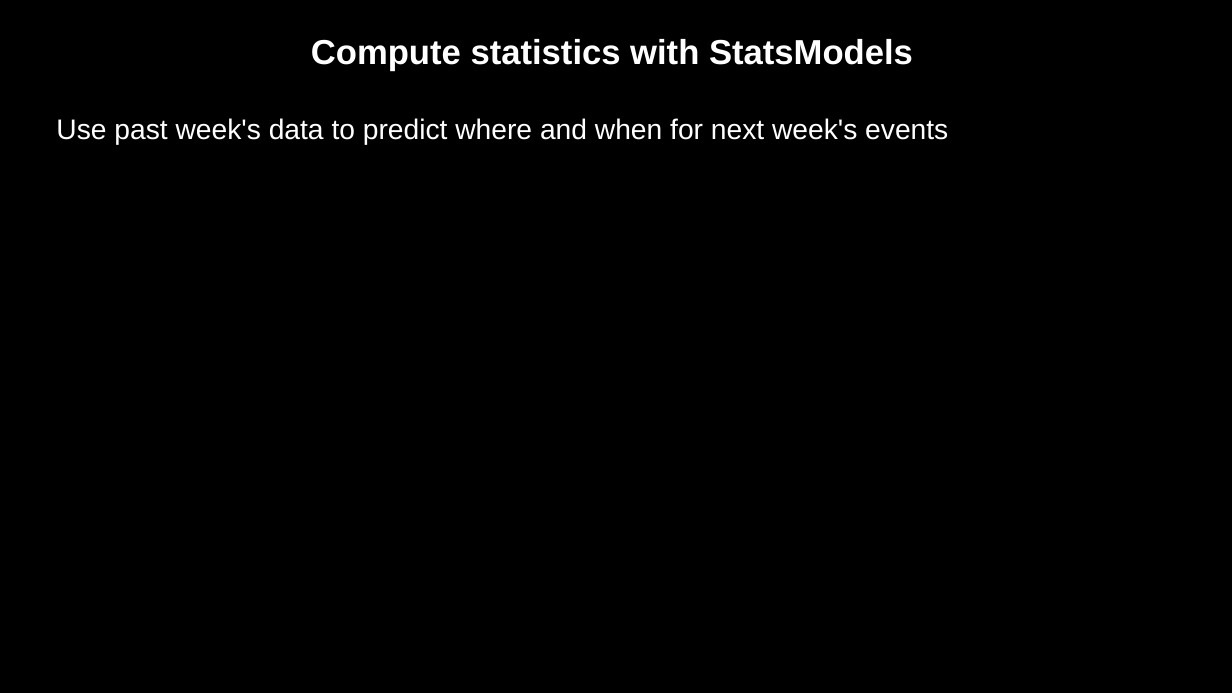
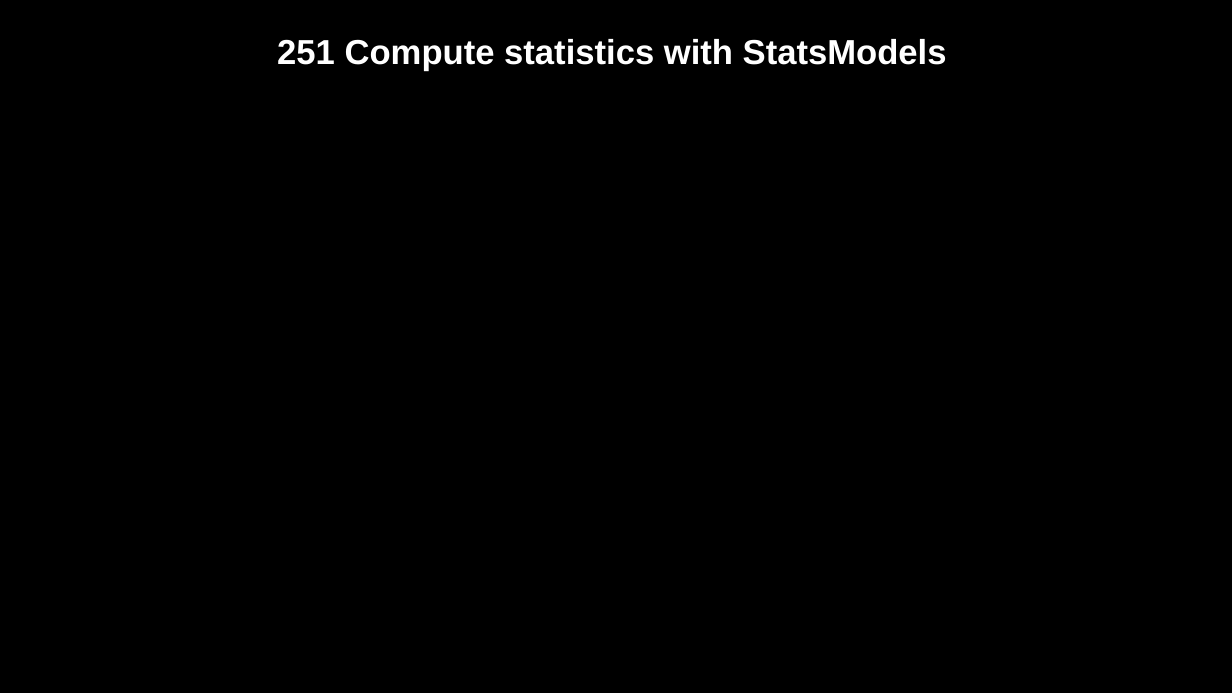
Before and after one commit to crosscompute/analytical-tutorials, a slide deck: slide 31 of slides/CrossDisciplinaryAnalyticsWithPython.odp. Drawn at 1232x693 pixels with LibreOffice and Linux fonts; fonts in the diff are those of the drawing. Boxes give left, top, right and bottom in pixels: in the first picture for what was removed or moved away, otherwise in the second. Text is boxed around its words. In the diff, an @@ line names an element or a change of style, - is before the commit and + after.

```diff
--- a/slides/CrossDisciplinaryAnalyticsWithPython.odp
+++ b/slides/CrossDisciplinaryAnalyticsWithPython.odp
@@ title at <box>277,39,947,71</box>: text changed @@
-Compute statistics with StatsModels
+251 Compute statistics with StatsModels
@@ text removed at <box>56,118,948,145</box> @@
-Use past week's data to predict where and when for next week's events
```
Also in this commit, not shown: 20 other slides changed, 5 slides added, 6 slides removed, 22 other files.
